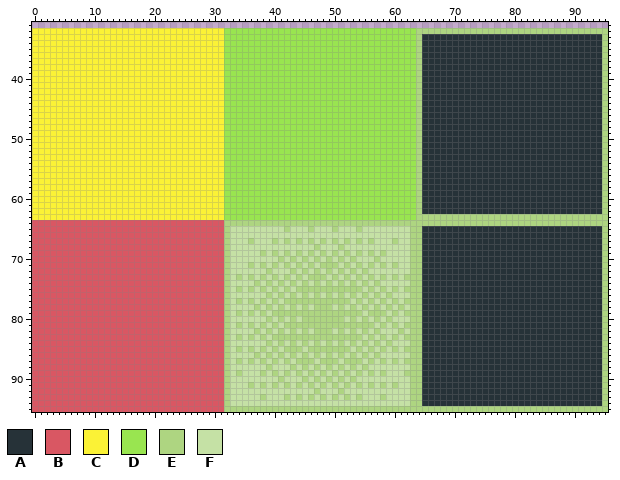
Pixel-art file, stored at Assets/AnimationImporter-master/tiles/tile_plain.ase. Above: the version before the commit.
96x96 pixels, 1 frame. Shown: x 0..95, y 31..95.
Palette (. is transparent): A #263238  B #d95763  C #fbf236  D #99e550  E #aed581  F #c5e1a5
And afterwards:
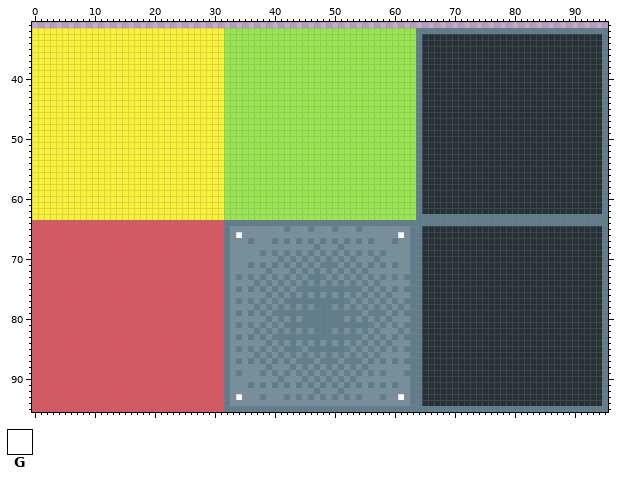
Colours new in this view: G #ffffff
The edit:
colour E: #aed581 -> #607d8b
colour F: #c5e1a5 -> #78909c
Changed rows in their new state; - is a pixel that keeps its letter.
first column x 34:
66 G--------------------------G
first column x 34:
93 G--------------------------G
Pixel boxes of the changes (left, top, right, bottom) in both pictures:
changed: (224, 28, 608, 412)
